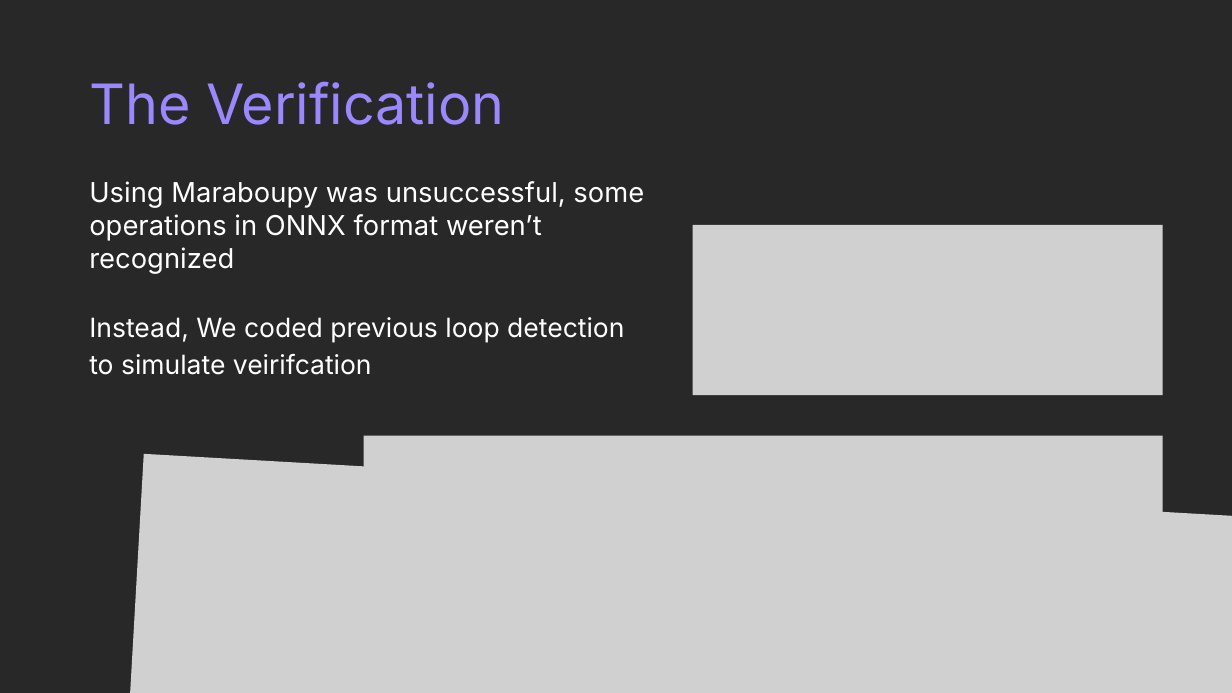
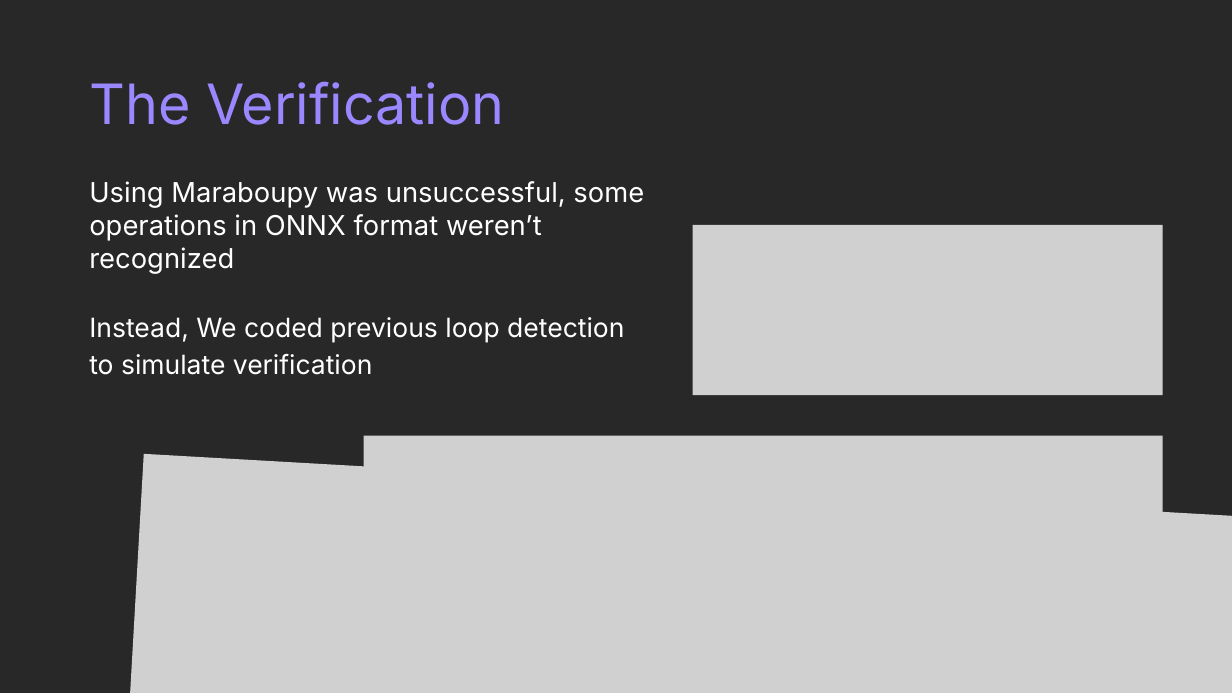
Before and after one commit to Dekel23/Sokoban-DRL, a slide deck: slide 14 of presentation.pptx. Drawn at 1232x693 pixels with LibreOffice and Linux fonts; fonts in the diff are those of the drawing; grey boxes stand for pictures. Boxes give left, top, right and bottom in pixels: in the first picture for what was removed or moved away, otherwise in the second. Text is boxed around its words. In the diff, an @@ line names an element or a change of style, - is before the commit and + after.

```diff
--- a/presentation.pptx
+++ b/presentation.pptx
@@ text at (x1=89, y1=317, x2=624, y2=375): text changed @@
-Instead, We coded previous loop detection to simulate veirifcation
+Instead, We coded previous loop detection to simulate verification
```
Also in this commit, not shown: 3 other slides changed, 1 other file.
